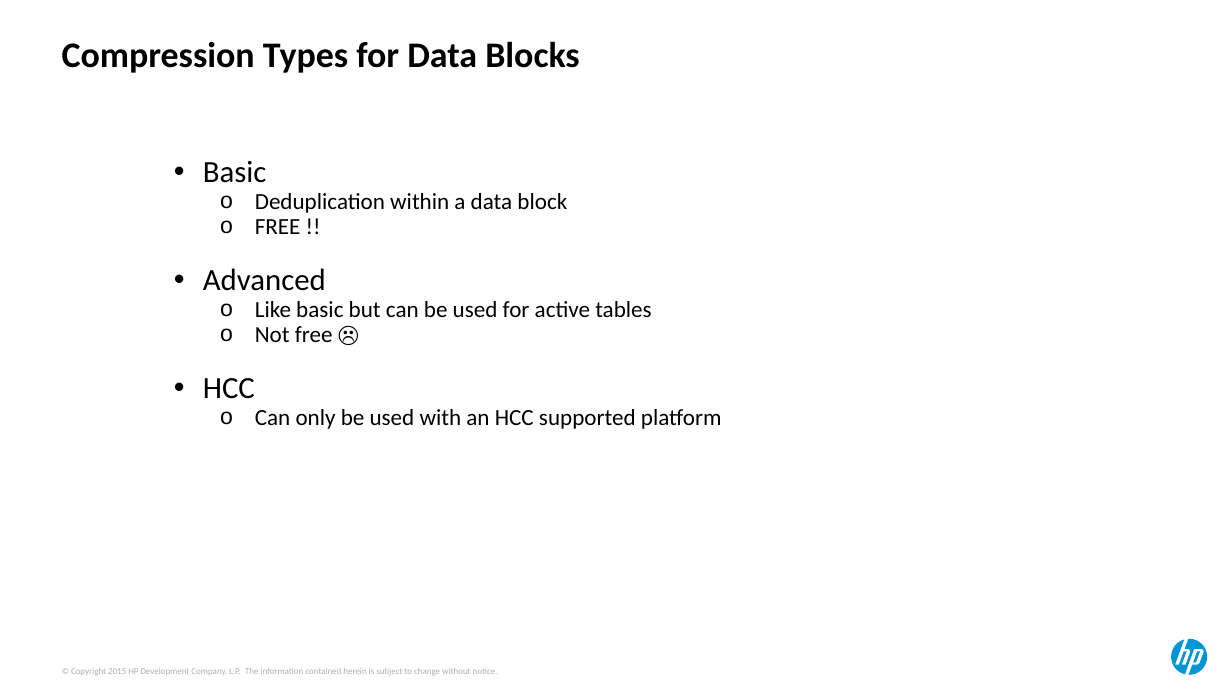
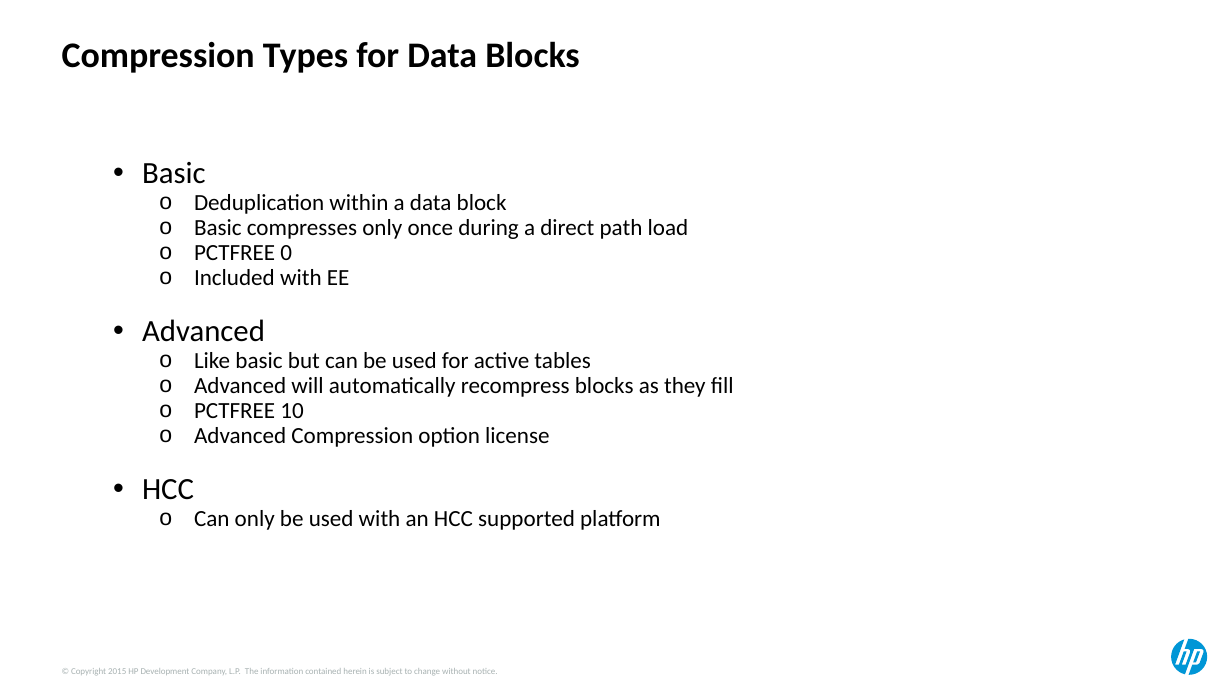
Before and after one commit to Dyland28/HP-Data-Compression, a slide deck: slide 3 of compression_sand_weiss_hotsos_2018.pptx. Drawn at 1232x693 pixels with LibreOffice and Linux fonts; fonts in the diff are those of the drawing. Boxes give left, top, right and bottom in pixels: in the first picture for what was removed or moved away, otherwise in the second. Text is boxed around its words. In the diff, an @@ line names an element or a change of style, - is before the commit and + after.

Commit message:
Slide update

```diff
--- a/compression_sand_weiss_hotsos_2018.pptx
+++ b/compression_sand_weiss_hotsos_2018.pptx
@@ text "Basic" moved from (x1=203, y1=161, x2=722, y2=429) to (x1=142, y1=162, x2=734, y2=530) @@
@@ text at (x1=194, y1=219, x2=689, y2=285): text changed @@
-  o FREE !!
+  o Basic compresses only once during a direct path load
+  o PCTFREE 0
+  o Included with EE
@@ text at (x1=194, y1=377, x2=734, y2=447): text changed @@
-  o Not free ☹
+  o Advanced will automatically recompress blocks as they fill
+  o PCTFREE 10
+  o Advanced Compression option license
```
Also in this commit, not shown: 5 other slides changed, 1 slide added, 1 slide removed.
